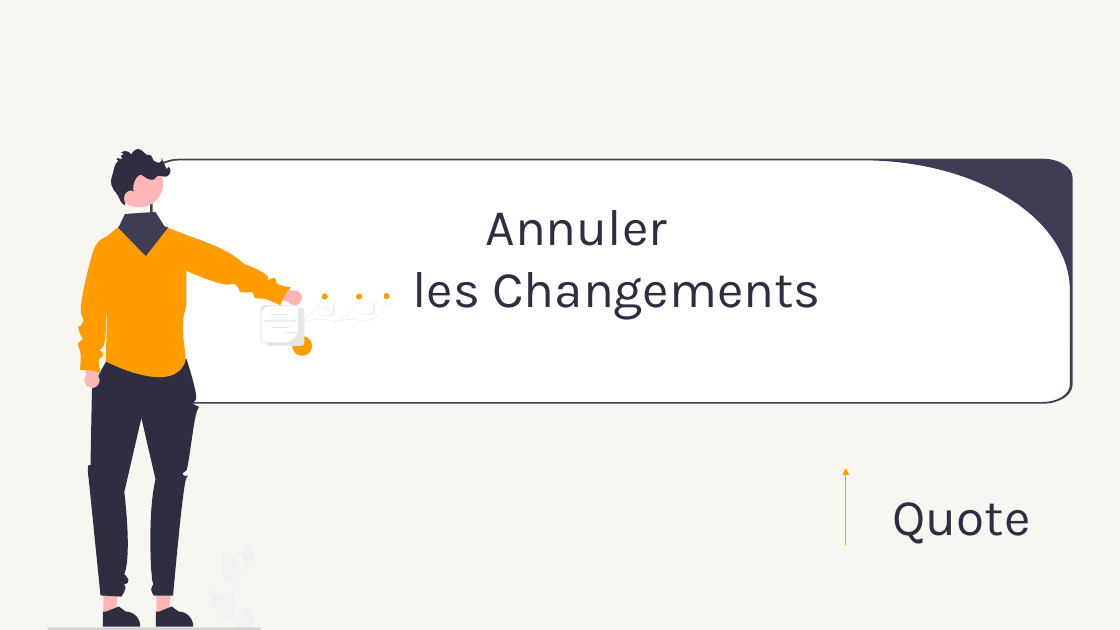
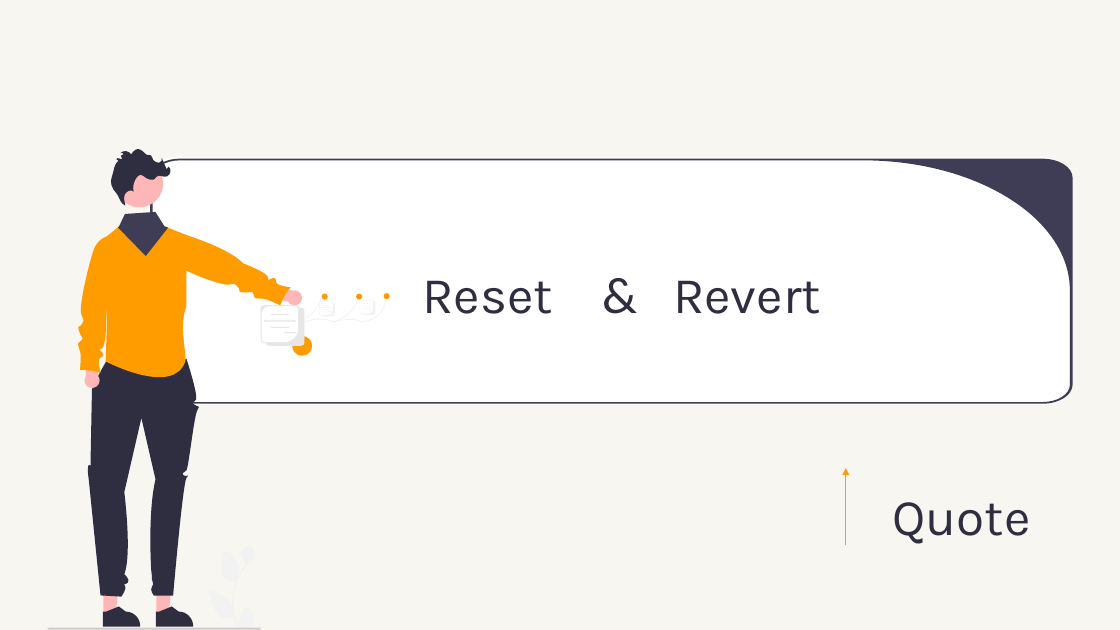
Before and after one commit to AbdessamadAbdaoui/Presentation_Git, a slide deck: slide 3 of presentation_Git.pptx (slide 1 before the commit). Drawn at 1120x630 pixels with LibreOffice and Linux fonts; fonts in the diff are those of the drawing. Boxes give left, top, right and bottom in pixels: in the first picture for what was removed or moved away, otherwise in the second. Text is boxed around its words. In the diff, an @@ line names an element or a change of style, - is before the commit and + after.

```diff
--- a/presentation_Git.pptx
+++ b/presentation_Git.pptx
@@ text removed at (x1=413, y1=210, x2=820, y2=319) @@
-Annuler
-les Changements
@@ text added at (x1=422, y1=280, x2=821, y2=314), 44 pt, text #2F2E41 @@
+Reset & Revert
```
Also in this commit, not shown: 14 other slides changed, 8 slides added, 6 slides removed, 1 other file.
